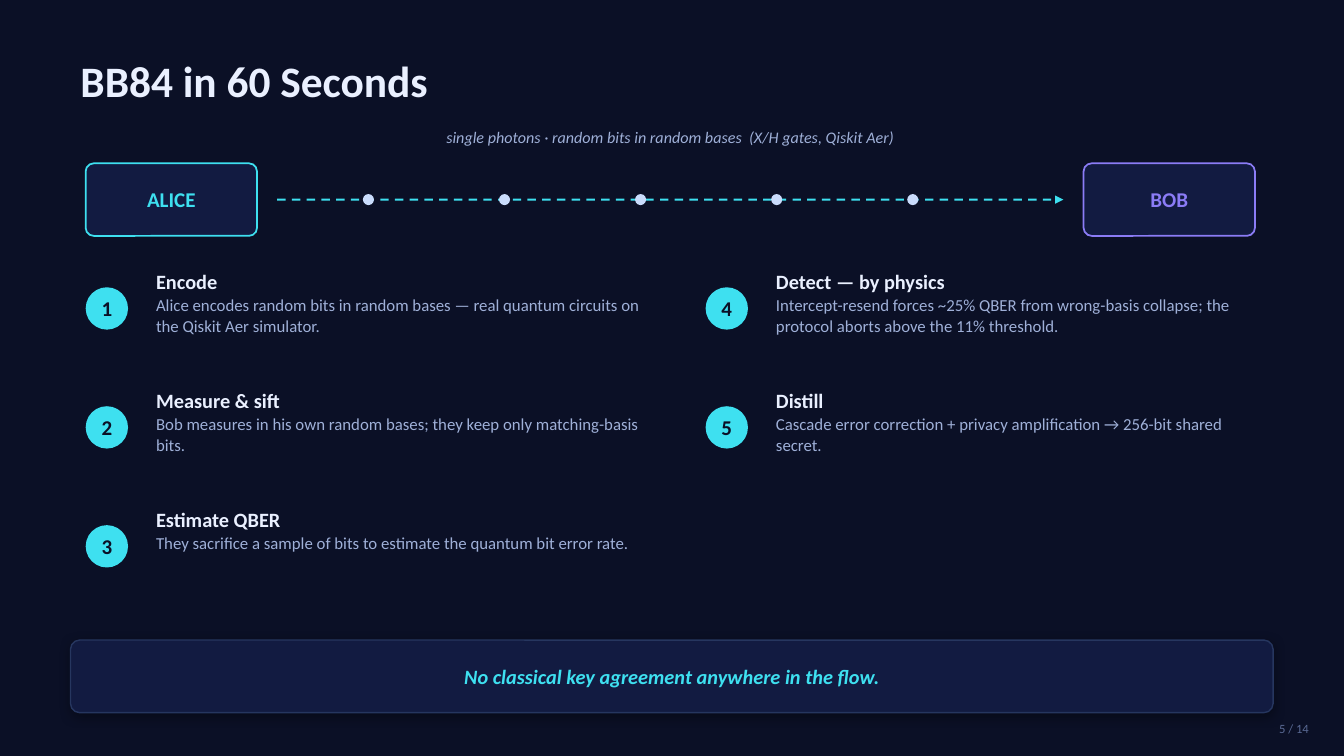
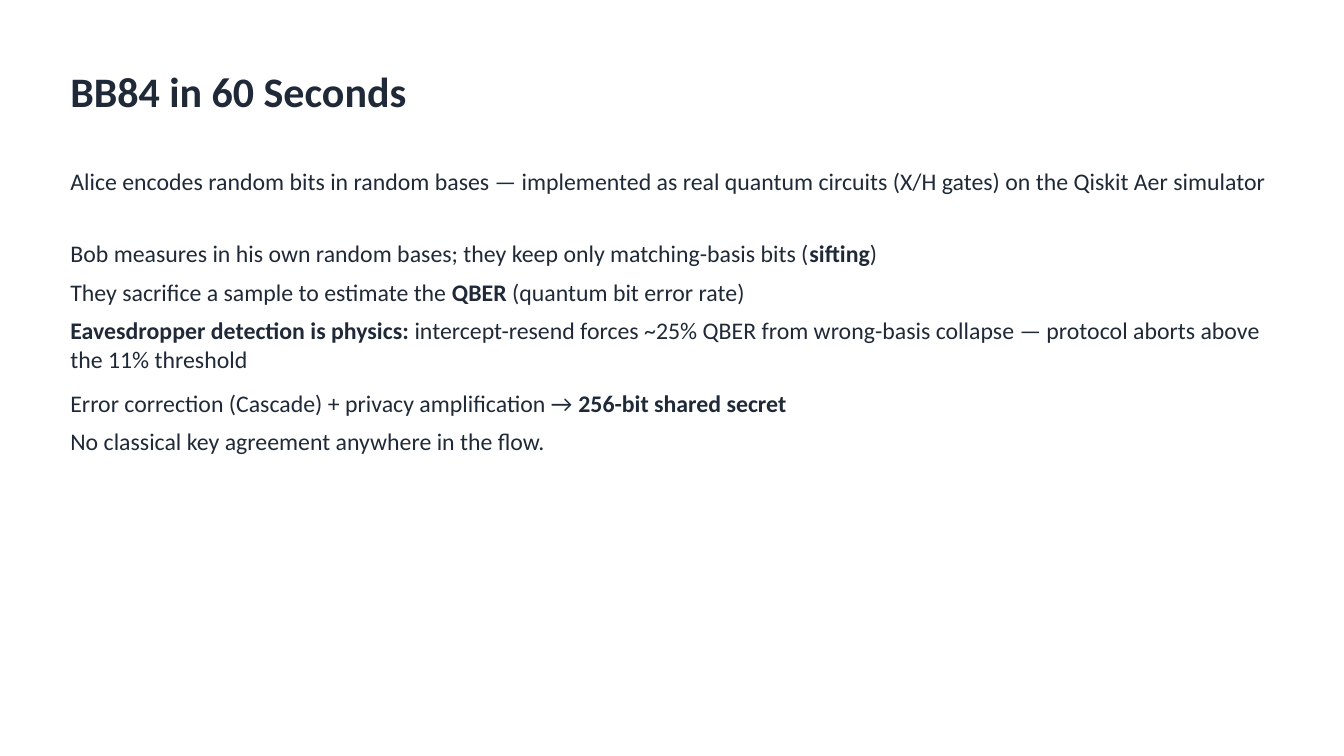
Before and after one commit to John-Jepsen/qkd-avantheir, a slide deck: slide 5 of DOCS/presentation/QKD_Capstone_Deck.pptx. Drawn at 1344x756 pixels with LibreOffice and Linux fonts; fonts in the diff are those of the drawing. Boxes give left, top, right and bottom in pixels: in the first picture for what was removed or moved away, otherwise in the second. Text is boxed around its words. In the diff, an @@ line names an element or a change of style, - is before the commit and + after.

```diff
--- a/DOCS/presentation/QKD_Capstone_Deck.pptx
+++ b/DOCS/presentation/QKD_Capstone_Deck.pptx
@@ background #0B1026 to #FFFFFF @@
@@ text "BB84 in 60 Seconds": place and size @@
-text "BB84 in 60 Seconds" at (80,66,427,98)
+text "BB84 in 60 Seconds" at (70,77,407,108)
@@ text "BB84 in 60 Seconds" at (70,77,407,108): size 31 to 30 pt, text colour #EAF0FF to #1F2937; vertical alignment middle to top @@
@@ text removed at (446,131,893,146) @@
-single photons · random bits in random bases (X/H gates, Qiskit Aer)
@@ text at (70,173,1265,194): text changed; size 12 to 17 pt; text colour #9FB0D8 to #1F2937 @@
-Encode
-Alice encodes random bits in random bases — real quantum circuits on the Qiskit Aer simulator.
+Alice encodes random bits in random bases — implemented as real quantum circuits (X/H gates) on the Qiskit Aer simulator
@@ rounded rectangle removed at (86,163,257,236) @@
-ALICE
@@ rounded rectangle removed at (1084,163,1255,236) @@
-BOB
@@ arrow removed from (277, 200) to (1064, 200) @@
@@ ellipse removed at (363,195,374,206) @@
@@ ellipse removed at (499,195,510,206) @@
@@ ellipse removed at (635,195,646,206) @@
@@ ellipse removed at (771,195,782,206) @@
@@ ellipse removed at (907,195,919,206) @@
@@ text at (70,245,877,266): text changed; size 12 to 17 pt; text colour #9FB0D8 to #1F2937 @@
-Measure & sift
-Bob measures in his own random bases; they keep only matching-basis bits.
+Bob measures in his own random bases; they keep only matching-basis bits (sifting)
@@ text at (70,283,745,305): text changed; size 12 to 17 pt; text colour #9FB0D8 to #1F2937 @@
-Estimate QBER
-They sacrifice a sample of bits to estimate the quantum bit error rate.
+They sacrifice a sample to estimate the QBER (quantum bit error rate)
@@ ellipse removed at (86,287,128,330) @@
@@ ellipse removed at (706,287,748,330) @@
@@ text at (70,322,1260,368): text changed; size 12 to 17 pt; text colour #9FB0D8 to #1F2937 @@
-Detect — by physics
-Intercept-resend forces ~25% QBER from wrong-basis collapse; the protocol aborts above the 11% threshold.
+Eavesdropper detection is physics: intercept-resend forces ~25% QBER from wrong-basis collapse — protocol aborts above the 11% threshold
@@ text removed at (102,302,113,316) @@
-1
@@ text removed at (721,302,732,316) @@
-4
@@ text at (70,395,787,416): text changed; size 12 to 17 pt; text colour #9FB0D8 to #1F2937 @@
-Distill
-Cascade error correction + privacy amplification → 256-bit shared secret.
+Error correction (Cascade) + privacy amplification → 256-bit shared secret
@@ ellipse removed at (86,406,128,449) @@
@@ ellipse removed at (706,406,748,449) @@
@@ text "No classical key agreement anywhere ...": place and size @@
-text "No classical key agreement anywhere ..." at (464,669,880,688)
+text "No classical key agreement anywhere ..." at (70,433,545,454)
@@ text "No classical key agreement anywhere ..." at (70,433,545,454): size 14.5 to 17 pt, text colour #3EE0F0 to #1F2937, bold off, italic off; alignment centre to left; vertical alignment middle to top @@
@@ text removed at (102,421,113,435) @@
-2
@@ text removed at (721,421,732,435) @@
-5
@@ ellipse removed at (86,525,128,568) @@
@@ text removed at (102,540,113,554) @@
-3
@@ rounded rectangle removed at (71,640,1273,713) @@
@@ text removed at (1279,725,1309,733) @@
-5 / 14
```
Also in this commit, not shown: 13 other slides changed, 1 other file.
